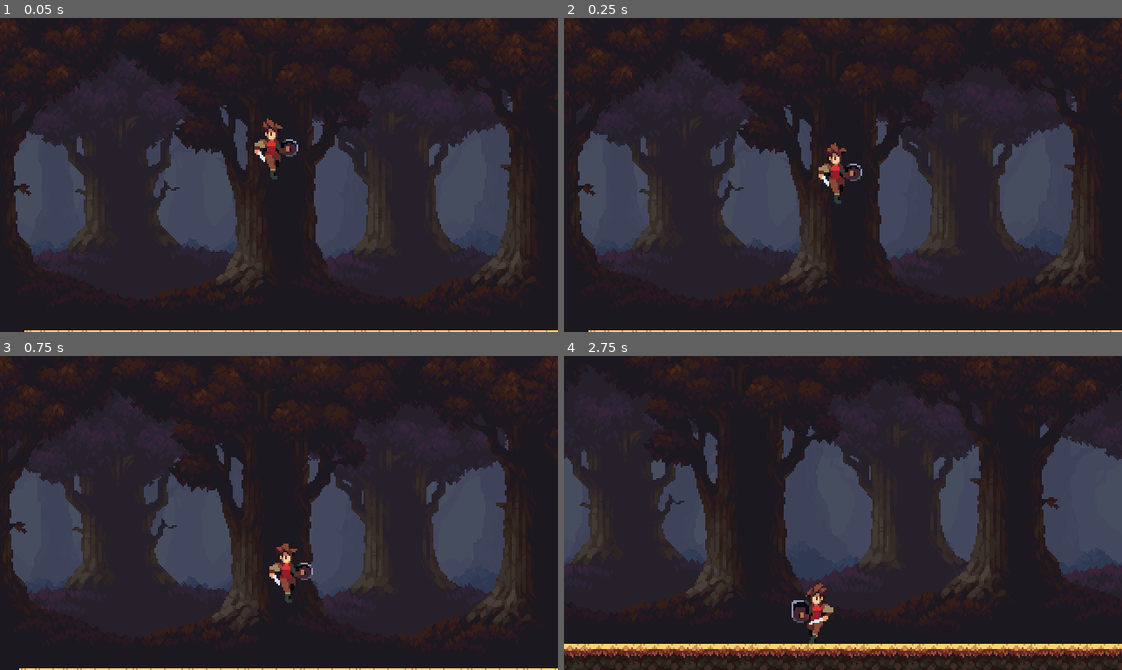
Above: before the commit, frames 1-4 (two rows, left to right).
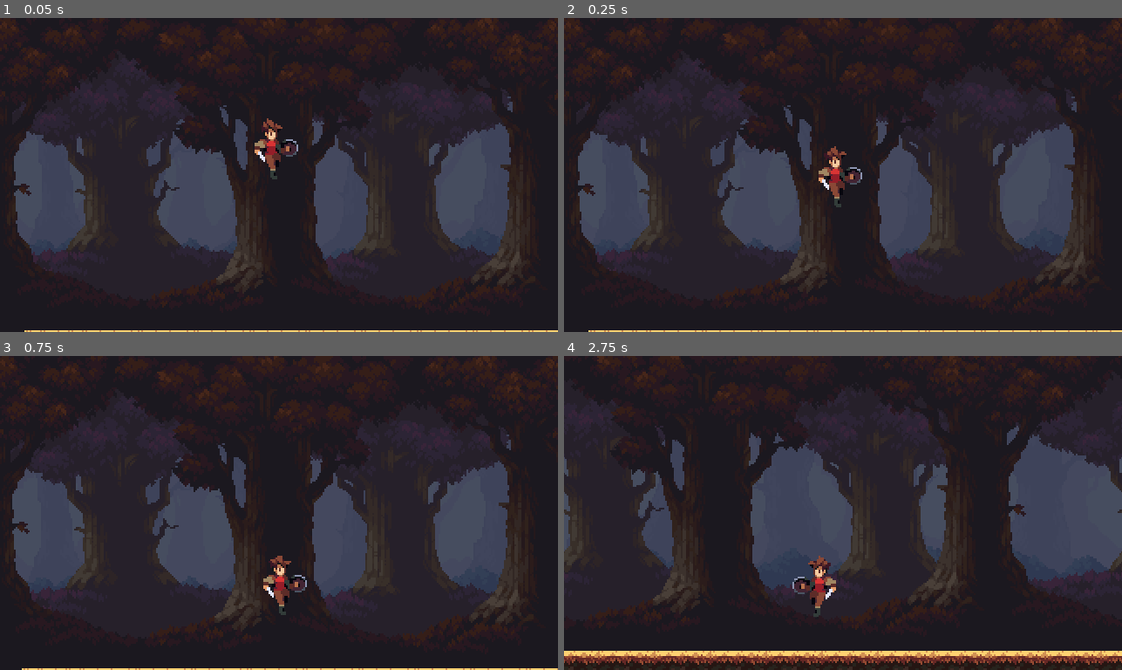
Above: after the commit, the same moments.

Repository: Lucas-Animax/dark-florest
Game: Godot game, scene res://scenes/runs/runs_1.tscn
Same seed, same stepped clock (60 frames per second), same inputs: the game is played once before the commit and once after it. The project has no main scene, so this scene is started directly.
Inputs (mouse positions are in pixels of both pictures, inside the frame that each line leads up to):
- Up to frame 1 (0.05 s): no input
- Up to frame 2 (0.25 s): no input
- Up to frame 3 (0.75 s): move the mouse to (401, 497) at 0.52 s; hold D (move_right) from 0.53 s (still down); hold S (crouch) from 0.53 s (still down)
- Up to frame 4 (2.75 s): tap Space (jump) at 0.77, 0.8, 1.07, 1.35, 1.52, 1.82, 2.3 s; move the mouse to (731, 528) at 1.27 s; release S (crouch) at 1.28 s; tap S (crouch) at 1.55 s; move the mouse to (898, 443) at 2.02 s; release D (move_right) at 2.03 s; hold A (move_left) from 2.03 s (still down); click (898, 443) at 2.1 s

Frame 1 is identical in both runs. In frame 2, 0.5% of the frame differs, in the area x 45-54%, y 39-61%; in frame 3, 4.1%; in frame 4, 27%, in the area x 0-100%, y 0-99%.

Commit message:
frection
-melhorei a movimentação

Diff:
--- a/scenes/obj/player.tscn
+++ b/scenes/obj/player.tscn
@@ -3,6 +3,21 @@
 [ext_resource type="Texture2D" uid="uid://cly2lhfmihw0d" path="res://assets/player/char_red.png" id="1_0fixq"]
 [ext_resource type="Script" path="res://sprt/player.gd" id="1_d2xqp"]
 [ext_resource type="Script" path="res://sprt/anim_player.gd" id="3_lp4db"]
+
+[sub_resource type="Animation" id="Animation_vh2fl"]
+length = 0.001
+tracks/0/type = "value"
+tracks/0/imported = false
+tracks/0/enabled = true
+tracks/0/path = NodePath(".:frame")
+tracks/0/interp = 1
+tracks/0/loop_wrap = true
+tracks/0/keys = {
+"times": PackedFloat32Array(0),
+"transitions": PackedFloat32Array(1),
+"update": 1,
+"values": [71]
+}
 
 [sub_resource type="Animation" id="Animation_2h4m2"]
 resource_name = "attack_left"
@@ -84,6 +99,22 @@
 "values": [true, false, true, false, true]
 }
 
+[sub_resource type="Animation" id="Animation_fjdjv"]
+resource_name = "crouch"
+length = 0.4
+tracks/0/type = "value"
+tracks/0/imported = false
+tracks/0/enabled = true
+tracks/0/path = NodePath(".:frame")
+tracks/0/interp = 1
+tracks/0/loop_wrap = true
+tracks/0/keys = {
+"times": PackedFloat32Array(0, 0.1, 0.2, 0.3),
+"transitions": PackedFloat32Array(1, 1, 1, 1),
+"update": 1,
+"values": [71, 72, 73, 74]
+}
+
 [sub_resource type="Animation" id="Animation_3adgn"]
 resource_name = "down"
 length = 0.4
@@ -134,6 +165,22 @@
 "values": [0, 1, 2, 3, 4, 5]
 }
 
+[sub_resource type="Animation" id="Animation_cciyt"]
+resource_name = "shild"
+length = 0.3
+tracks/0/type = "value"
+tracks/0/imported = false
+tracks/0/enabled = true
+tracks/0/path = NodePath(".:frame")
+tracks/0/interp = 1
+tracks/0/loop_wrap = true
+tracks/0/keys = {
+"times": PackedFloat32Array(0, 0.1, 0.2),
+"transitions": PackedFloat32Array(1, 1, 1),
+"update": 1,
+"values": [80, 81, 82]
+}
+
 [sub_resource type="Animation" id="Animation_volaa"]
 resource_name = "up"
 length = 0.8
@@ -165,53 +212,6 @@
 "transitions": PackedFloat32Array(1, 1, 1, 1, 1, 1, 1, 1),
 "update": 1,
 "values": [16, 17, 18, 19, 20, 21, 22, 23]
-}
-
-[sub_resource type="Animation" id="Animation_cciyt"]
-resource_name = "shild"
-length = 0.3
-tracks/0/type = "value"
-tracks/0/imported = false
-tracks/0/enabled = true
-tracks/0/path = NodePath(".:frame")
-tracks/0/interp = 1
-tracks/0/loop_wrap = true
-tracks/0/keys = {
-"times": PackedFloat32Array(0, 0.1, 0.2),
-"transitions": PackedFloat32Array(1, 1, 1),
-"update": 1,
-"values": [80, 81, 82]
-}
-
-[sub_resource type="Animation" id="Animation_fjdjv"]
-resource_name = "crouch"
-length = 0.4
-tracks/0/type = "value"
-tracks/0/imported = false
-tracks/0/enabled = true
-tracks/0/path = NodePath(".:frame")
-tracks/0/interp = 1
-tracks/0/loop_wrap = true
-tracks/0/keys = {
-"times": PackedFloat32Array(0, 0.1, 0.2, 0.3),
-"transitions": PackedFloat32Array(1, 1, 1, 1),
-"update": 1,
-"values": [71, 72, 73, 74]
-}
-
-[sub_resource type="Animation" id="Animation_vh2fl"]
-length = 0.001
-tracks/0/type = "value"
-tracks/0/imported = false
-tracks/0/enabled = true
-tracks/0/path = NodePath(".:frame")
-tracks/0/interp = 1
-tracks/0/loop_wrap = true
-tracks/0/keys = {
-"times": PackedFloat32Array(0),
-"transitions": PackedFloat32Array(1),
-"update": 1,
-"values": [71]
 }
 
 [sub_resource type="AnimationLibrary" id="AnimationLibrary_43ukn"]
--- a/scenes/runs/runs_1.tscn
+++ b/scenes/runs/runs_1.tscn
@@ -8,6 +8,9 @@
 
 [node name="Player" parent="." instance=ExtResource("2_yo2fy")]
 position = Vector2(138, 65)
+speed = 80.0
+gravit_value = 80.0
+jump_value = 570.0
 
 [node name="ParallaxBackground" parent="." instance=ExtResource("1_xb03t")]
 
--- a/sprt/player.gd
+++ b/sprt/player.gd
@@ -1,5 +1,6 @@
 extends CharacterBody2D
 class_name Player_Class
+
 #region int
 var jump_cont:int = 2
 #endregion
@@ -9,15 +10,18 @@
 var in_defence:bool = false
 var in_crouch:bool = false
 var check_input:bool = true
-
 #endregion
+#region objects @export
 @export_category("Objects")
 @export var spr:Sprite2D
+#endregion
+#region variables @export
 @export_category("Variables")
 @export var speed:float
 @export var gravit_value:float
 @export var jump_value:float
-
+#endregion
+const FRIC:float = 0.1
 func _check_inputs():
 	if not on_floor:
 		if in_attack or in_defence or in_crouch:
@@ -27,6 +31,7 @@
 
 
 	pass
+
 func _physics_process(delta:float):
 	if check_input == true:
 		move_and_slide()
@@ -37,10 +42,11 @@
 	spr._animate(velocity)
 	pass
 
-
 func _move_horizontal():
 	var dic:float = Input.get_axis("move_left","move_right")
-	velocity.x = dic * speed
+	if dic != 0:
+		velocity.x = lerp(velocity.x, dic * speed,FRIC)
+	else: velocity.x = move_toward(velocity.x,0,speed)
 	pass
 
 func _move_vertical():
@@ -64,6 +70,7 @@
 	defence()
 	crouch()
 	pass
+
 func attack():
 	if Input.is_action_just_pressed("attack") and is_on_floor() and not in_attack:
 		in_attack = true
@@ -74,6 +81,7 @@
 
 
 	pass
+
 func defence():
 	if Input.is_action_pressed("defence") and is_on_floor() and not in_crouch:
 		in_defence = true
@@ -85,6 +93,7 @@
 
 
 	pass
+
 func crouch():
 	if Input.is_action_pressed("crouch") and is_on_floor() and not in_defence:
 		in_crouch = true
